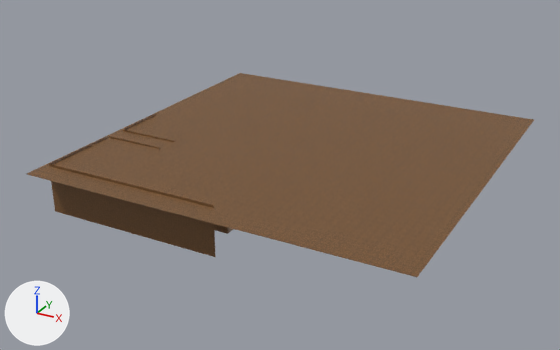
An edit to the glTF model MyProject/BaseFramework/Data/Textures/3DTexture/Map/DungenMap/Dungen1/Part3.gltf, drawn before and after from the same camera.
The view is the same before and after, from a 50 mm camera at (89.9, -175.9, 90.4) aimed at (-4.8, -3.8, 4.3). The lights are fixed; the arrows at lower left show +X, +Y and +Z. Where no turn or scale is listed for an object, it has been applied to the vertices. Vertices at the same position are counted once.

Objects in the first picture: 'Plane', 'map'.
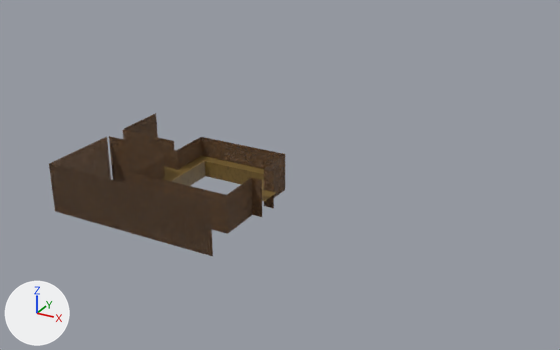
Changed parts and their boxes (x1, y1, x2, y2) in the pictures (560 x 350 px):
'Plane', deleted (brown)
    before: (27, 73, 534, 277)
'map', surface changed
    both: (49, 113, 285, 257)
part 1 of me_plane, deleted
    before: (211, 205, 215, 257)

The change, as a list of edits to the scene's bpy script:
```text
Add img_wallstonenormal:
    img_wallstonenormal = load_image('WallStoneNormal', 'WallStoneNormal.png', 640, 480, 'Non-Color')
Change mat_material_002:
    add n3 = _N.new('ShaderNodeNormalMap'); n3.name = 'Normal Map'
    add n3.uv_map = 'UVMap'
    add n4 = _N.new('ShaderNodeTexImage'); n4.name = 'Image Texture.001'
    add n4.image = img_wallstonenormal
    where n0 = _N.new('ShaderNodeBsdfPrincipled'); n0.name = 'Principled BSDF'
    add _L.new(n3.outputs[0], n0.inputs[5])  # 'Normal' to 'Normal'
    add _L.new(n4.outputs[0], n3.inputs[1])  # 'Color' to 'Color'
Change me_plane:
    used by ob_map; location = (0.0, 0.0, 0.0)
    verts and faces of me_plane; kept vertices keep their numbers, new ones are numbered from 1728
    before: 62 (0.4, -44.4, 13.5) at pixel (213, 205), 63 (0.4, -44.4, 0.0) at pixel (215, 257), 64 (-0.4, -44.4, 0.0) at pixel (212, 256), 65 (-0.4, -44.4, 13.5) at pixel (210, 204)
    remove me_plane.from_pydata(...)  # 1728 vertices, 2524 faces; spans x -49.6..0.4, y -44.4..0.4, z 0.0..13.5
    add me_plane.from_pydata(...)  # 1698 vertices, 2516 faces; spans x -49.6..0.4, y -44.4..0.4, z 0.0..13.5
    me_plane part 1
    add delete_vertices([62, 63])  # with the faces that use them
Remove ob_plane:
    ob_plane = bpy.data.objects.new('Plane', me_plane_001)
    ob_plane.location = (0.0, 0.0, 13.7)
```
